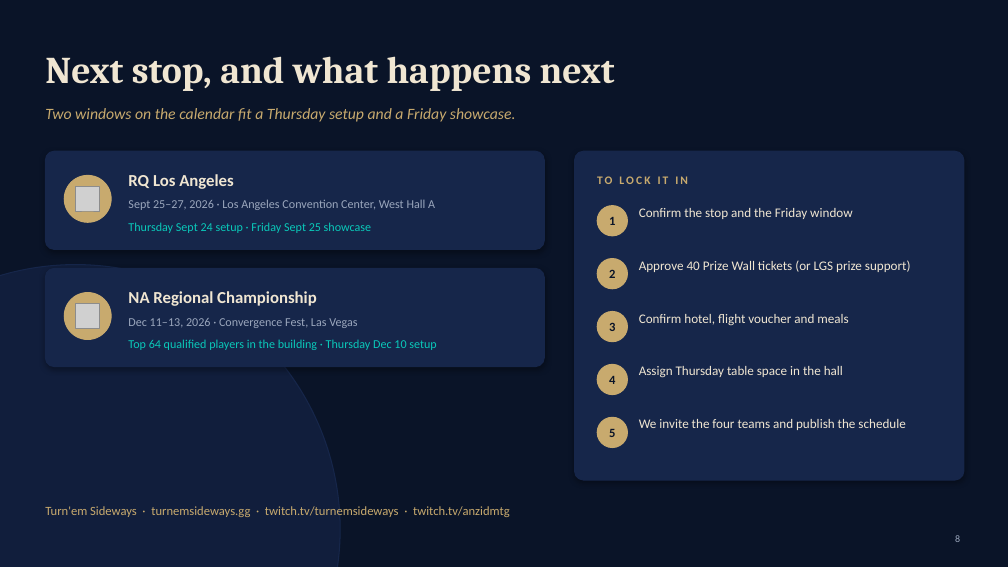
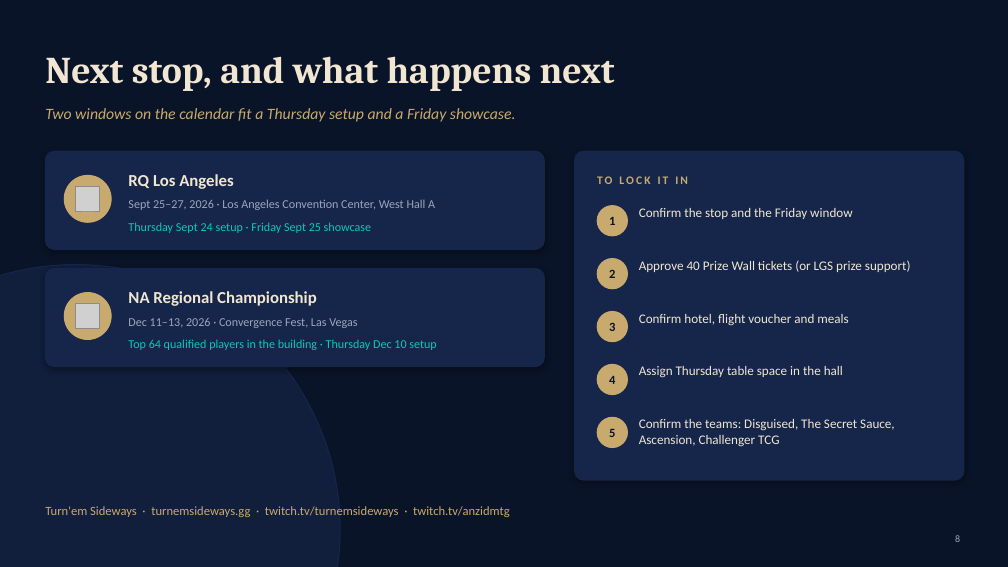
Before and after one commit to sammor327/flipdeck, a slide deck: slide 8 of decks/riftbrawl/Riftbrawl_Proposal.pptx. Drawn at 1008x567 pixels with LibreOffice and Linux fonts; fonts in the diff are those of the drawing; grey boxes stand for pictures. Boxes give left, top, right and bottom in pixels: in the first picture for what was removed or moved away, otherwise in the second. Text is boxed around its words. In the diff, an @@ line names an element or a change of style, - is before the commit and + after.

```diff
--- a/decks/riftbrawl/Riftbrawl_Proposal.pptx
+++ b/decks/riftbrawl/Riftbrawl_Proposal.pptx
@@ text at [639, 419, 895, 447]: text changed @@
-We invite the four teams and publish the schedule
+Confirm the teams: Disguised, The Secret Sauce, Ascension, Challenger TCG
```
Also in this commit, not shown: 3 other slides changed, 1 other file.
